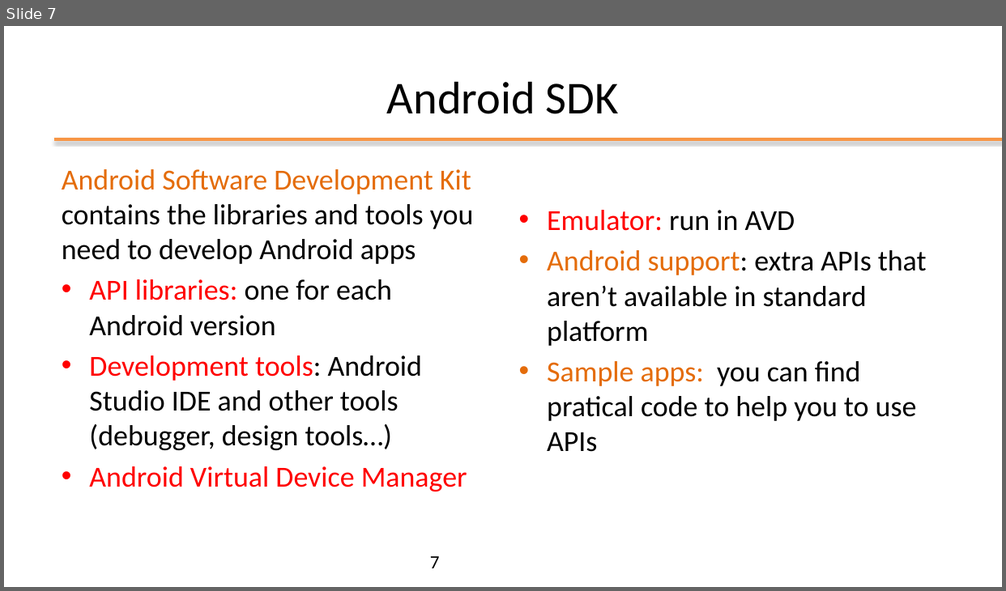
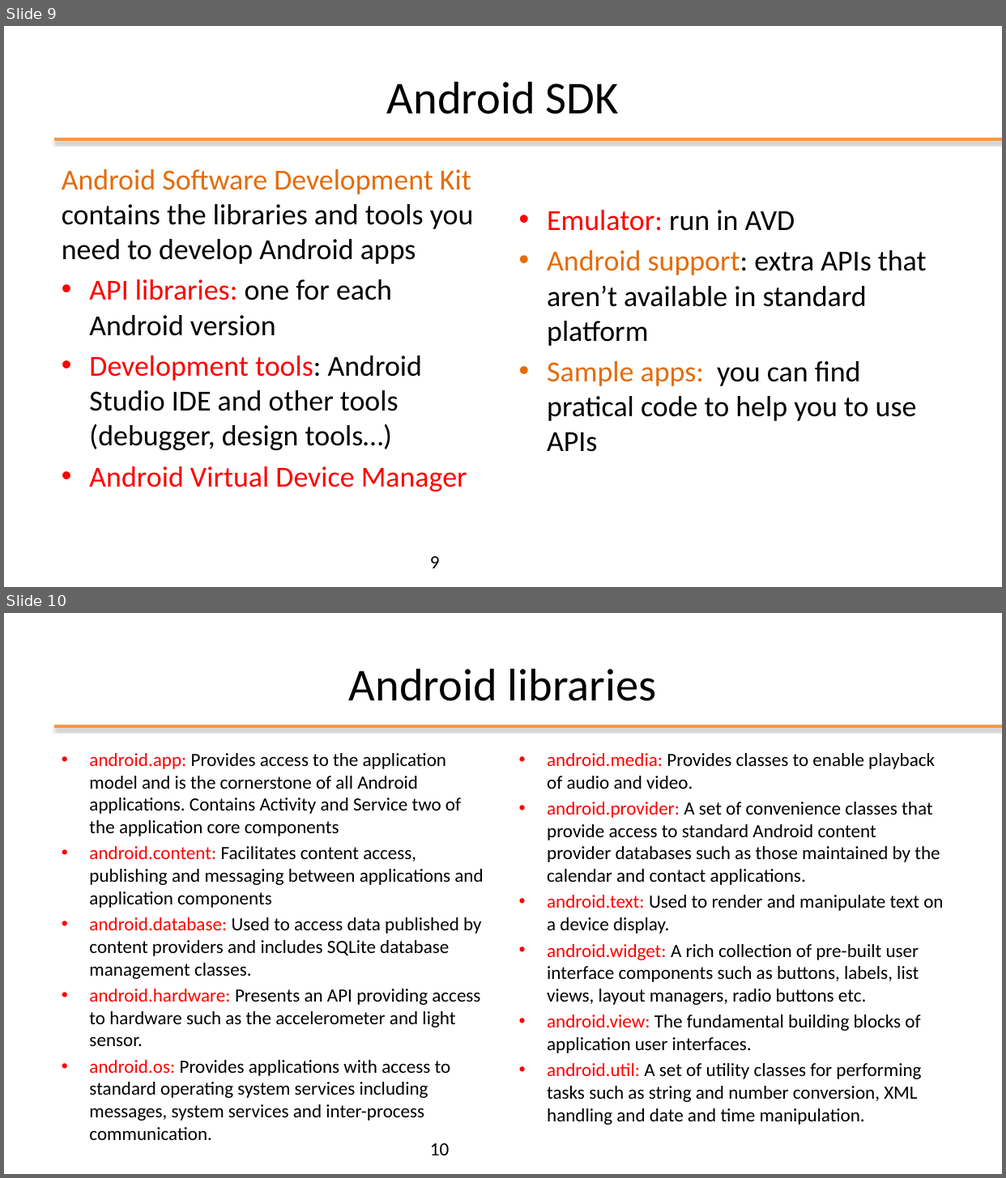
Before and after one commit to kevinmala00/ATTIVITA-PROGETTUALE, a slide deck: slides/01 - Android Introduction.pptx. Shown one above the other, each under a label of ours: slide 7 before the commit, slides 9 and 10 after it. The pictures are 1006x591 and 1006x1178 pixels, drawn with LibreOffice and Linux fonts; fonts in the diff are those of the drawing; background and template pictures are left out. Boxes give left, top, right and bottom in pixels: in the first picture for what was removed or moved away, otherwise in the second. Text is boxed around its words. In the diff, an @@ line names an element or a change of style, - is before the commit and + after.

Commit message:
M1 -> COMPLETED (add android libraries and adroid framework)

```diff
--- a/slides/01 - Android Introduction.pptx
+++ b/slides/01 - Android Introduction.pptx
@@ slide 10 added at [4,613,1002,1174], background #FFFFFF; not listed: 1 template element that a slide beside it also shows @@
@@ title added at [349,668,657,701], 44 pt, text #000000 @@
+Android libraries
@@ text added at [89,753,483,1121], 18 pt, text #000000 @@
+• android.app: Provides access to the application model and is the cornerstone of all Android applications. Contains Activity and Service two of the application core components
+• android.content: Facilitates content access, publishing and messaging between applications and application components
+• android.database: Used to access data published by content providers and includes SQLite database management classes.
+• android.hardware: Presents an API providing access to hardware such as the accelerometer and light sensor.
+• android.os: Provides applications with access to standard operating system services including messages, system services and inter-process communication.
@@ text added at [547,753,943,1125], 18 pt, text #000000 @@
+• android.media: Provides classes to enable playback of audio and video.
+• android.provider: A set of convenience classes that provide access to standard Android content provider databases such as those maintained by the calendar and contact applications.
+• android.text: Used to render and manipulate text on a device display.
+• android.widget: A rich collection of pre-built user interface components such as buttons, labels, list views, layout managers, radio buttons etc.
+• android.view: The fundamental building blocks of application user interfaces.
+• android.util: A set of utility classes for performing tasks such as string and number conversion, XML handling and date and time manipulation.
@@ page number added at [430,1144,449,1156], 18 pt, text #000000 @@
+10
@@ what was slide 7 is now slide 9 @@
@@ page number at [430,557,440,569]: text changed @@
-7
+9
```
Also in this commit, not shown: 3 slides changed, 1 other slide added, 2 other files.
